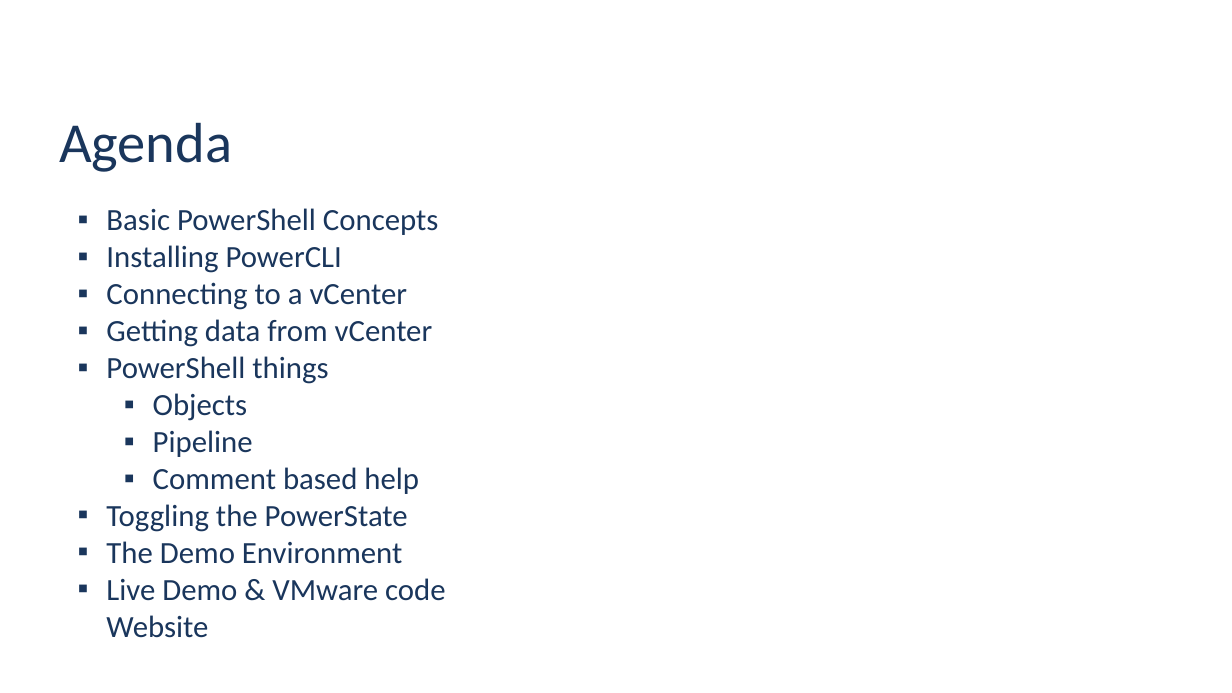
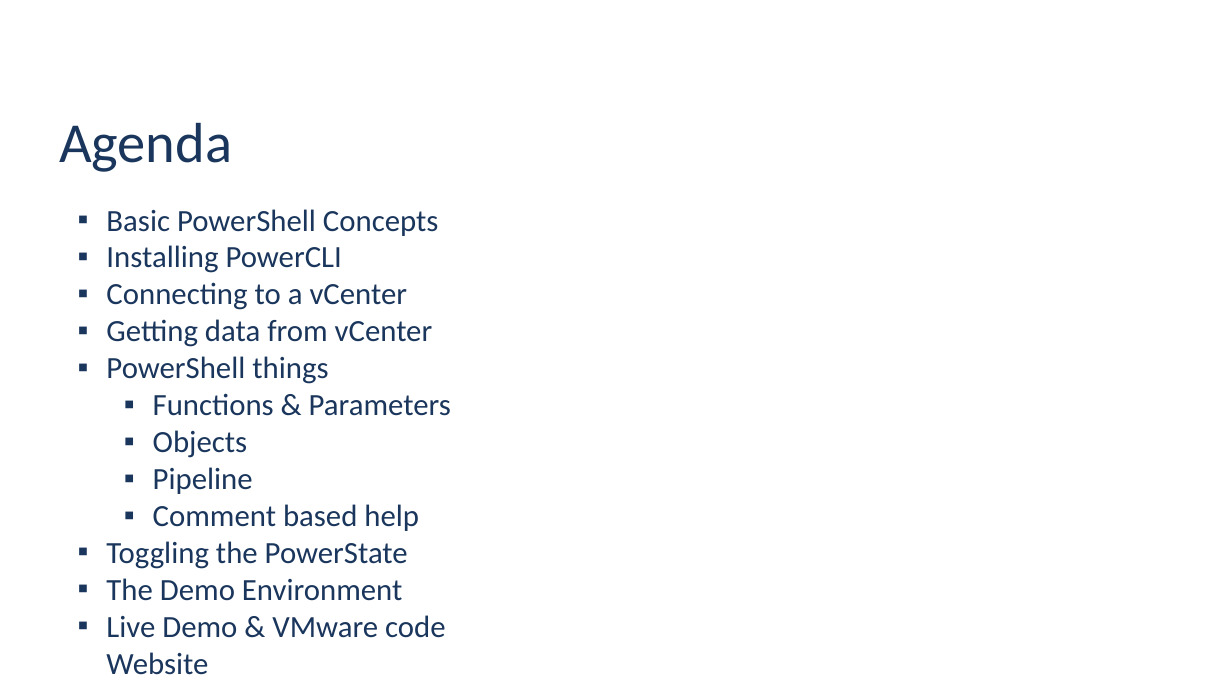
Before and after one commit to jpsider/Invoke-Automation, a slide deck: slide 4 of Powercli/PDX_VMUG_2023/UserCon-PPT-2023.pptx. Drawn at 1232x693 pixels with LibreOffice and Linux fonts; fonts in the diff are those of the drawing; background and template pictures are left out. Boxes give left, top, right and bottom in pixels: in the first picture for what was removed or moved away, otherwise in the second. Text is boxed around its words. In the diff, an @@ line names an element or a change of style, - is before the commit and + after.

```diff
--- a/Powercli/PDX_VMUG_2023/UserCon-PPT-2023.pptx
+++ b/Powercli/PDX_VMUG_2023/UserCon-PPT-2023.pptx
@@ text at (x1=153, y1=393, x2=451, y2=416): paragraph added @@
+  ▪ Functions & Parameters
```
Also in this commit, not shown: 10 other slides changed, 3 slides added, 3 slides removed, 1 other file.
